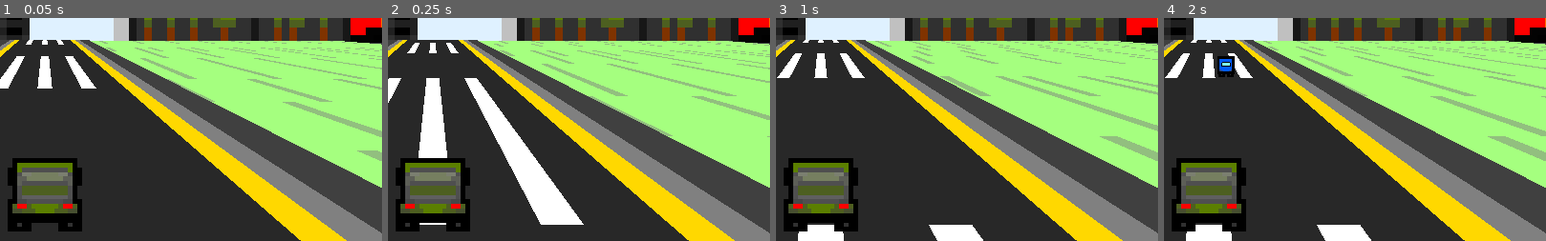
Above: before the commit, frames 1-4 (left to right).
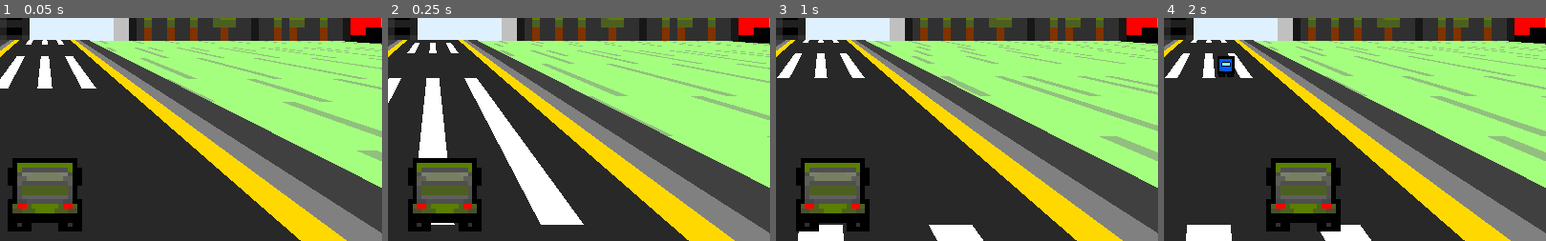
Above: after the commit, the same moments.

Repository: ClarkThyLord/Speed-Trash
Game: Godot game, scene res://src/game/game.tscn
Same seed, same stepped clock (60 frames per second), same inputs: the game is played once before the commit and once after it.
Inputs:
- Up to frame 1 (0.05 s): no input
- Up to frame 2 (0.25 s): no input
- Up to frame 3 (1 s): hold Right (ui_right) from 0.53 s (still down); hold Space (action_break) from 0.53 s (still down)
- Up to frame 4 (2 s): release Right (ui_right) at 1.28 s; release Space (action_break) at 1.28 s; hold Left (ui_left) from 1.28 s (still down); tap Space (action_break) at 1.35 s
The pictures show only the part of the screen within x 44-94%, y 50-100%; the shares and areas given below are measured in that part.

Frame 1 is identical in both runs. In frame 2, 3.7% of the frame differs, in the area x 2-25%, y 62-96%; in frame 3, 3.7%; in frame 4, 12%, in the area x 2-47%, y 62-96%.

Commit message:
get best move or explore
Clark was here :V

Diff:
--- a/src/garbage_truck/garbage_truck.gd
+++ b/src/garbage_truck/garbage_truck.gd
@@ -80,7 +80,7 @@
 
 func _physics_process(delta : float) -> void:
 	if ai:
-		var state = str(translation)
+		var state = ""
 
 		var areas := view.get_overlapping_areas()
 		if areas.size() > 1:
@@ -93,8 +93,31 @@
 							+ str(area.translation) \
 							+ "," + str(area.pointage) + ")"
 
-		var state_hash = str(hash(state))
-		print(state_hash + " <= " + state)
+		var moves := [
+			Vector3.ZERO,
+			Vector3(clamp(speed * delta, -6.0, 6.0), 0, 0),
+			Vector3(clamp(-speed * delta, -6.0, 6.0), 0, 0)
+		]
+
+		var best_move = -Vector3.INF
+		var best_move_hash
+		var best_move_value = -INF
+
+		for move in moves:
+			var move_hash := hash(str(move) + state)
+			var move_value : float = _q_table.get(move_hash, -INF)
+			if move_value > best_move_value:
+				best_move = move
+				best_move_hash = move_hash
+				best_move_value = move_value
+
+		var exploration_rate := 0.2
+		if best_move == -Vector3.INF or \
+				randf() <= exploration_rate:
+			best_move = moves[randi() % moves.size()]
+			best_move_hash = hash(str(best_move) + state)
+
+		translate(best_move)
 	else:
 		var direction := Vector3.ZERO
 		if Input.is_action_pressed("ui_right") and translation.x < 6:
